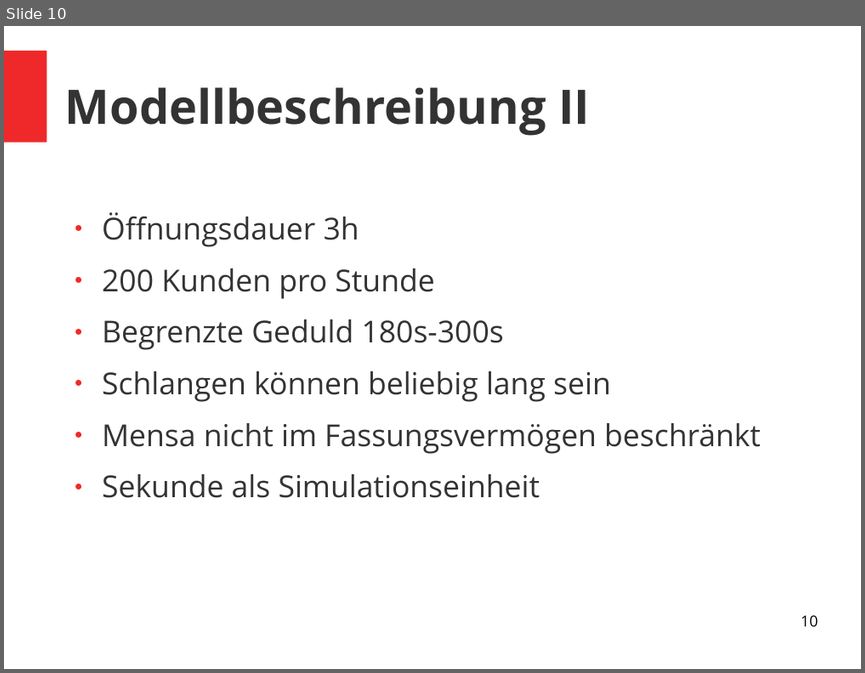
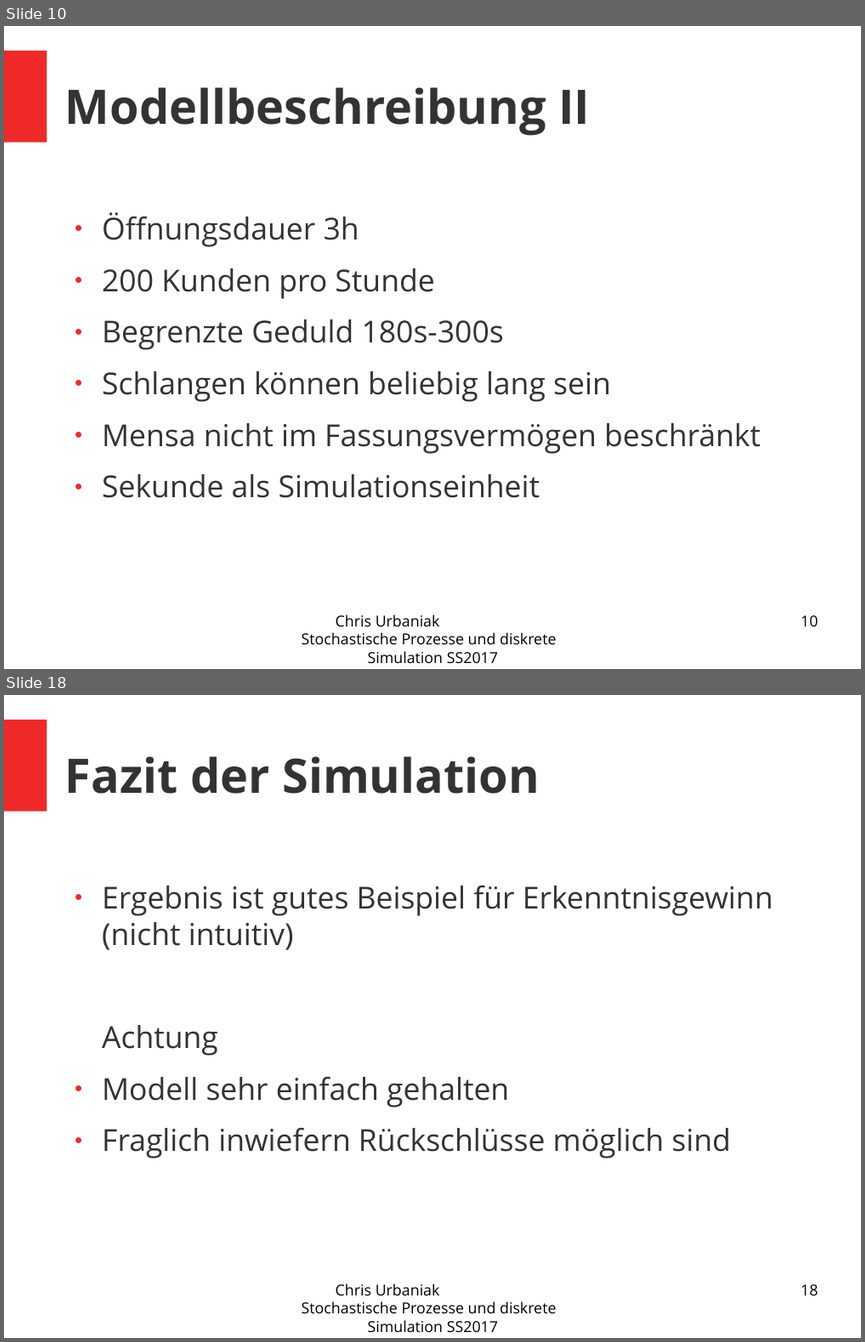
Before and after one commit to nouiteesator/seminar, a slide deck: Präsi.odp. Shown one above the other, each under a label of ours: slide 10 before the commit, slides 10 and 18 after it; the slides between them are not shown. The pictures are 865x673 and 865x1342 pixels, drawn with LibreOffice and Linux fonts; fonts in the diff are those of the drawing. Boxes give left, top, right and bottom in pixels: in the first picture for what was removed or moved away, otherwise in the second. Text is boxed around its words. In the diff, an @@ line names an element or a change of style, - is before the commit and + after.

```diff
--- a/Präsi.odp
+++ b/Präsi.odp
@@ slide 18 added at <box>4,695,861,1338</box>, background #FFFFFF; not listed: 1 template element that a slide beside it also shows @@
@@ title added at <box>65,756,540,794</box>, 44 pt, text #333333, bold @@
+Fazit der Simulation
@@ text added at <box>102,885,773,1158</box>, 28 pt, text #333333 @@
+● Ergebnis ist gutes Beispiel für Erkenntnisgewinn (nicht intuitiv)
+Achtung
+● Modell sehr einfach gehalten
+● Fraglich inwiefern Rückschlüsse möglich sind
@@ text added at <box>302,1283,556,1332</box>, 14 pt, text #000000 @@
+Chris Urbaniak Stochastische Prozesse und diskrete Simulation SS2017
@@ page number added at <box>800,1284,817,1295</box>, 14 pt, text #000000 @@
+18
@@ slide 10 changed as well @@
@@ text added at <box>302,614,556,663</box>, 14 pt, text #000000 @@
+Chris Urbaniak Stochastische Prozesse und diskrete Simulation SS2017
```
Also in this commit, not shown: 8 other slides changed, 14 other slides added, 1 slide removed, 3 other files.
